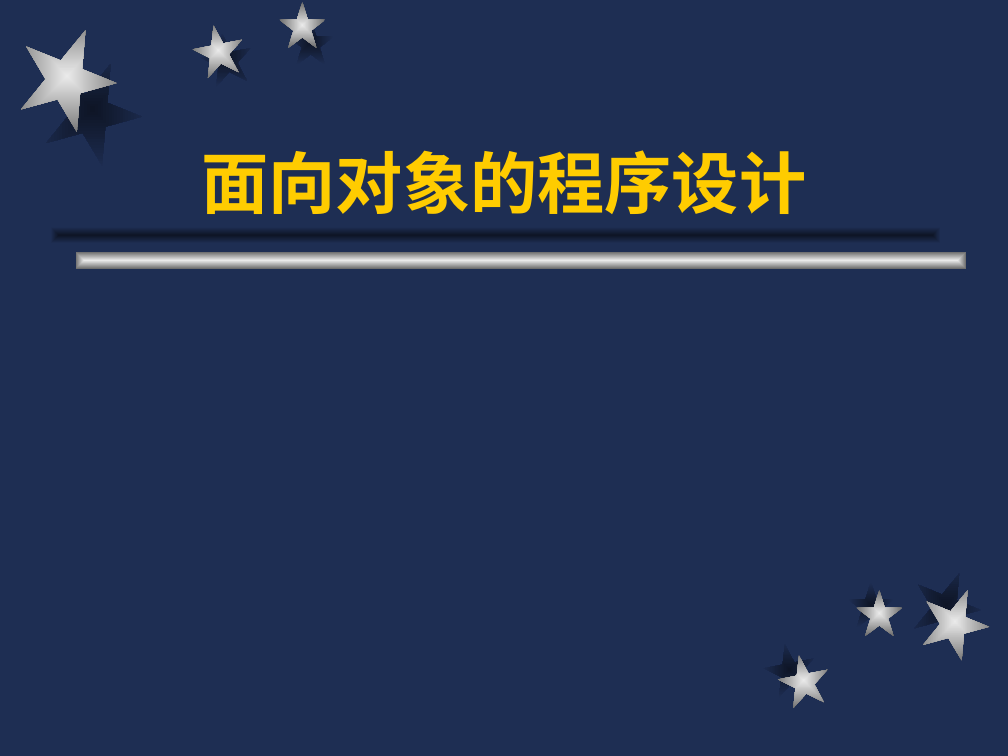
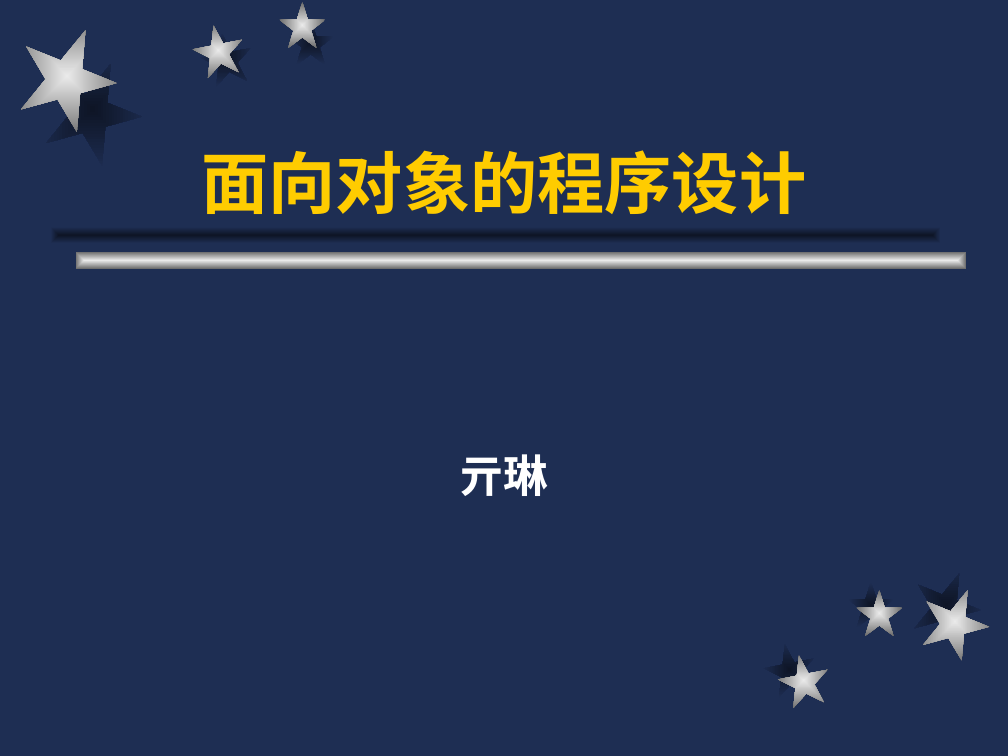
Before and after one commit to qilin512/OUC-OOP, a slide deck: slide 1 of slides/c++1.ppt. Drawn at 1008x756 pixels with LibreOffice and Linux fonts; fonts in the diff are those of the drawing. Boxes give left, top, right and bottom in pixels: in the first picture for what was removed or moved away, otherwise in the second. Text is boxed around its words. In the diff, an @@ line names an element or a change of style, - is before the commit and + after.

```diff
--- a/slides/c++1.ppt
+++ b/slides/c++1.ppt
@@ subtitle added at <box>459,454,549,496</box>, 32 pt, text #FFFFFF, bold @@
+亓琳
```
Also in this commit, not shown: 4 other slides changed, 1 slide added, 10 other files.
